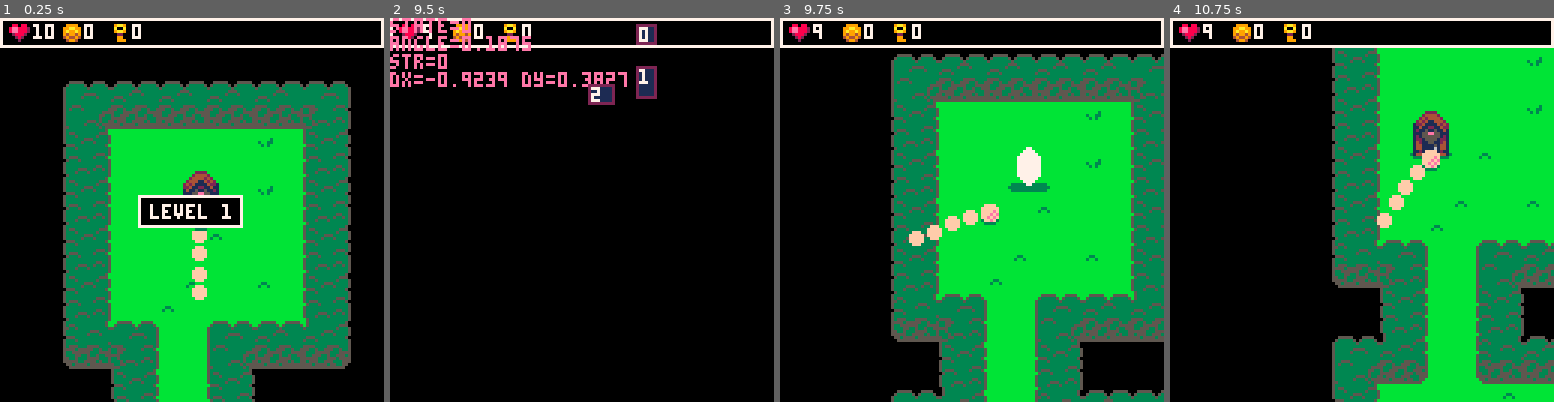
Above: before the commit, frames 1-4 (left to right).
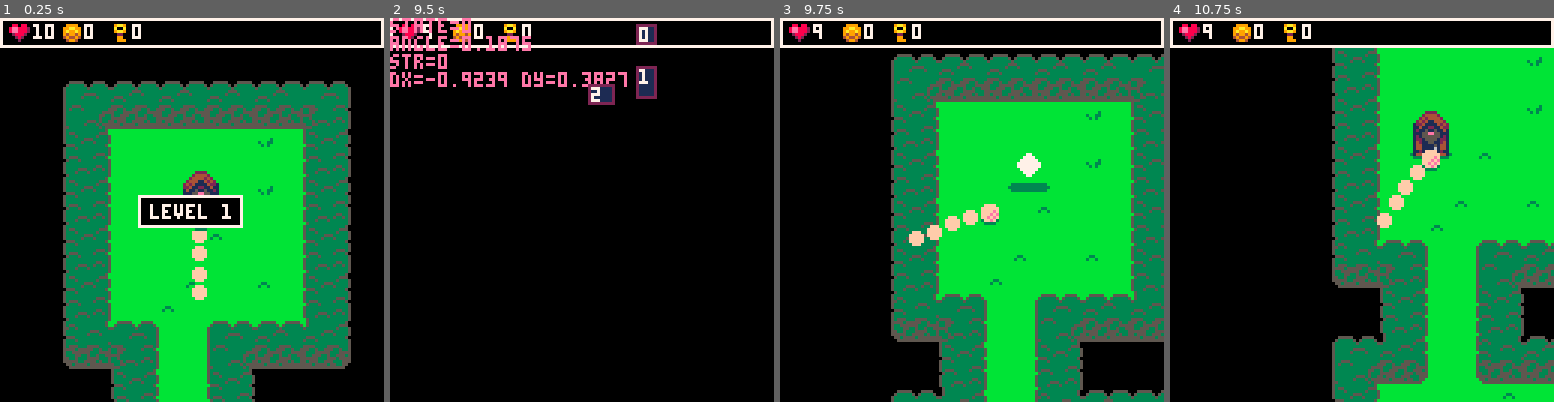
Above: after the commit, the same moments.

Repository: jlauener/GolfRL
Game: PICO-8 cartridge golf.p8
The game is run twice, just before and just after one commit, with the same random seed, the same clock (stepped at 60 frames per second) and the same inputs.
Inputs:
- Up to frame 1 (0.25 s): no input
- Up to frame 2 (9.5 s): tap X (X key) at 0.33, 1.07, 1.85, 2.97, 4.08, 5.2, 6.32, 7.43, 8.55 s; tap O (Z key) at 0.7, 1.7, 2.1, 2.5, 2.9, 3.3, 3.7, 4.1, 4.5, 4.9, 5.3, 5.7, 6.1, 6.5, 6.9, 7.3, 7.7, 8.1, 8.5, 8.9, 9.3 s; hold Right 1.6-2.1 s; hold Up 2.15-2.42 s; hold Right 2.47-3.03 s; hold Left 3.08-3.58 s; hold Down 3.63-3.97 s; hold Right 4.02-4.68 s; hold Up 4.73-5.03 s; hold Left 5.08-5.68 s; hold Down 5.73-6.03 s; hold Right 6.08-6.58 s; hold Right 6.63-7.13 s; hold Up 7.18-7.45 s; hold Right 7.5-8.07 s; hold Left 8.12-8.62 s; hold Down 8.67-9 s; hold Right from 9.05 s (still down)
- Up to frame 3 (9.75 s): tap X (X key) at 9.67 s; tap O (Z key) at 9.7 s; release Right at 9.72 s
- Up to frame 4 (10.75 s): hold Up 9.77-10.07 s; tap O (Z key) at 10.1, 10.5 s; hold Left 10.12-10.72 s

Frames 1-2 are identical in both runs. In frame 3, 0.2% of the frame differs, in the area x 61-68%, y 33-44%; in frame 4, nothing differs.

Commit message:
increased teleport anim speed

Diff:
--- a/golf.p8
+++ b/golf.p8
@@ -6,7 +6,7 @@
 
 --player teleport anim
 pteleport_frame=4
-pteleport_speed=2
+pteleport_speed=1
 
 --monster die anim
 mdie_frame=3
